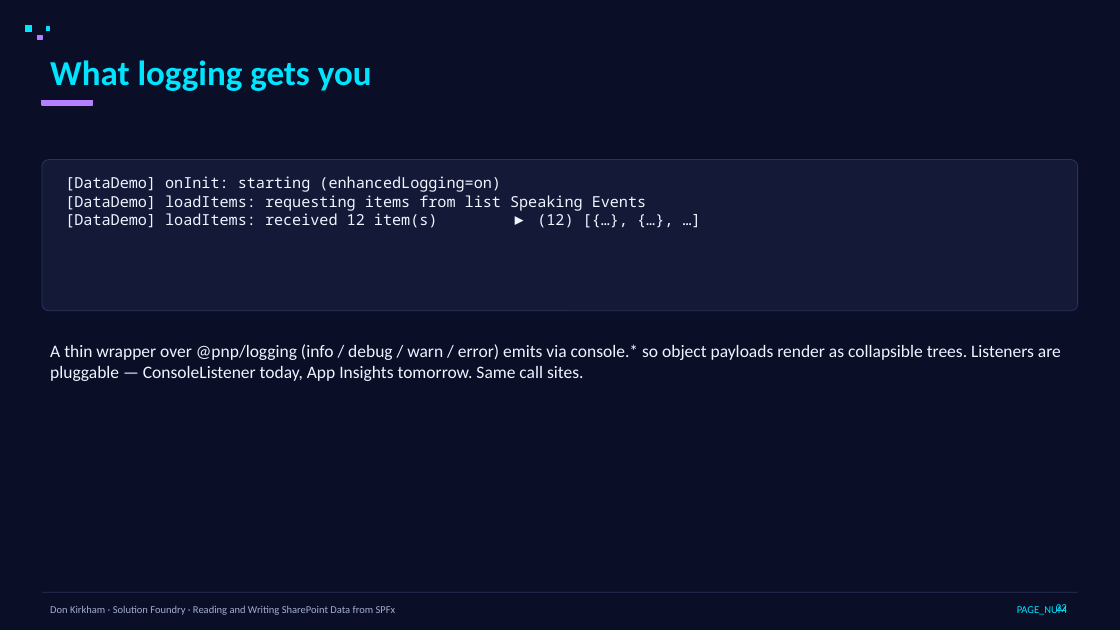
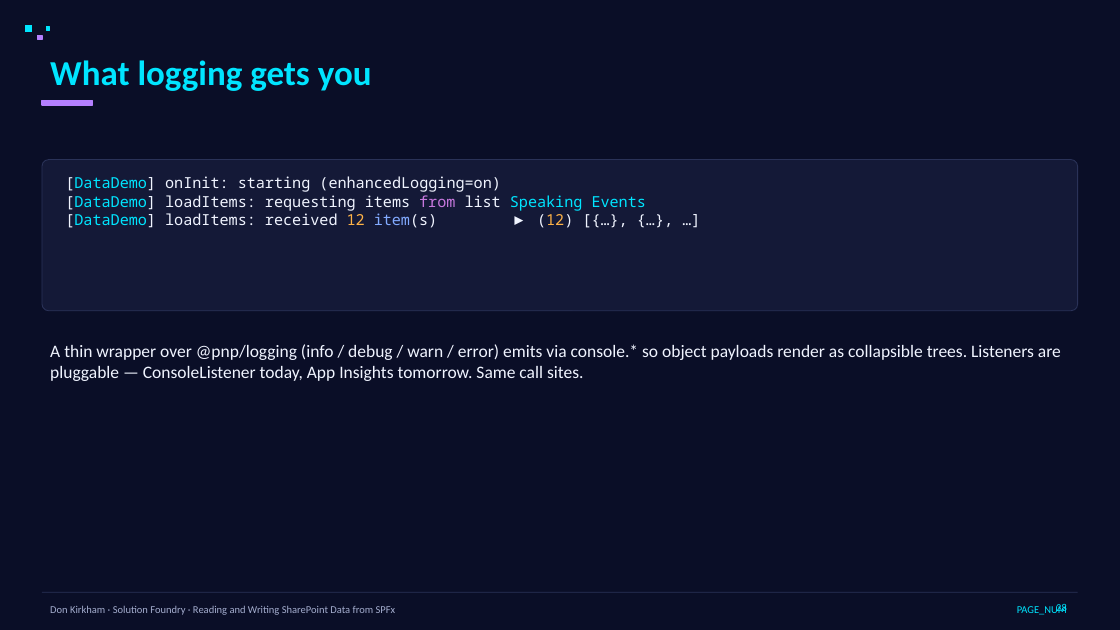
Before and after one commit to DonKirkham/dataDemo, a slide deck: slide 28 of presentation/data-access-spfx.pptx (slide 22 before the commit). Drawn at 1120x630 pixels with LibreOffice and Linux fonts; fonts in the diff are those of the drawing. Boxes give left, top, right and bottom in pixels: in the first picture for what was removed or moved away, otherwise in the second. Text is boxed around its words. In the diff, an @@ line names an element or a change of style, - is before the commit and + after.

```diff
--- a/presentation/data-access-spfx.pptx
+++ b/presentation/data-access-spfx.pptx
@@ text "[DataDemo] onInit: starting (enhancedLogging=on)" at [65,176,646,228]: text colour #F0F4FF to #00E5FF in "[DataDemo]", "[DataDemo] Speaking Events", "[DataDemo]"; text colour #F0F4FF to #C678DD in "from"; text colour #F0F4FF to #FFB347 in "12 (12)"; text colour #F0F4FF to #82AAFF in "item(s)" @@
```
Also in this commit, not shown: 19 other slides changed, 6 slides added, 2 other files.
